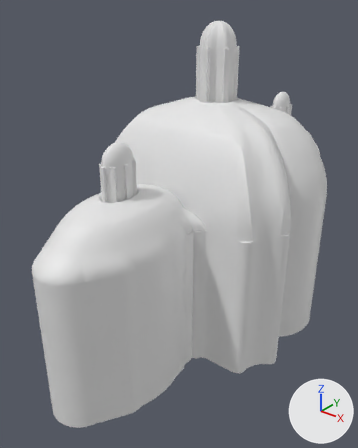
The glTF model models/grammar/grammar_37.glb as it was, and as the next commit left it.
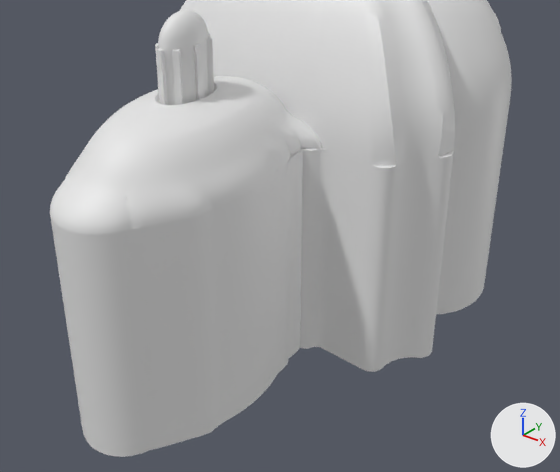
The first picture shows the older version from a camera (50 mm lens) standing at (2.49, -3.62, 3.09) and looking at (-0.14, -0.33, 1.05). The close-ups show the older and then the newer version on the part from 0% to 100% of the width and 30% to 98% of the height of that picture. Only the edits that show in the close-ups are written down. Every picture has the same lights, and +X, +Y and +Z are marked at lower right. Where no turn or scale is listed for an object, it has been applied to the vertices.

The first close-up shows 'cupola_0', 'lantern_0', 'lantern_col', 'vault_0', 'vault_1', 'walls' and 1 more.
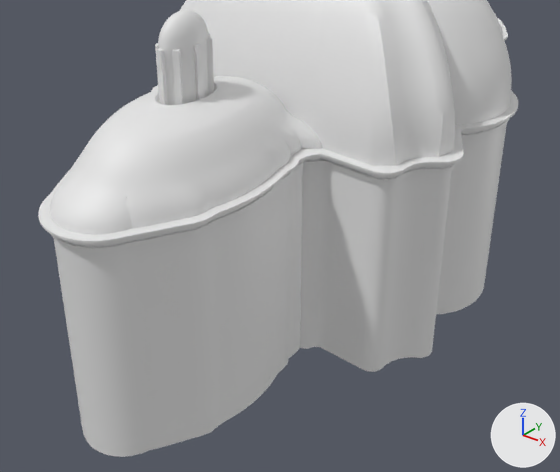
The newer file is also rescaled (x0.976), turned or shifted as a whole; pictures and numbers use the older file's frame.

What differs and where, as boxes (x1, y1, x2, y2) in the close-ups (560 x 472 px):
'cornice_out', added: after (38, 18, 518, 252)

The edits, one by one:
Mesh me_cornice_out is new.
It has 2880 vertices, 5760 faces and spans x -1.03..1.03, y -2.05..2.05, z 1.21..1.3.
Object 'cornice_out' (ob_cornice_out) is new; it shows me_cornice_out.
Its location is (0.002, 0.0, 0.0).
